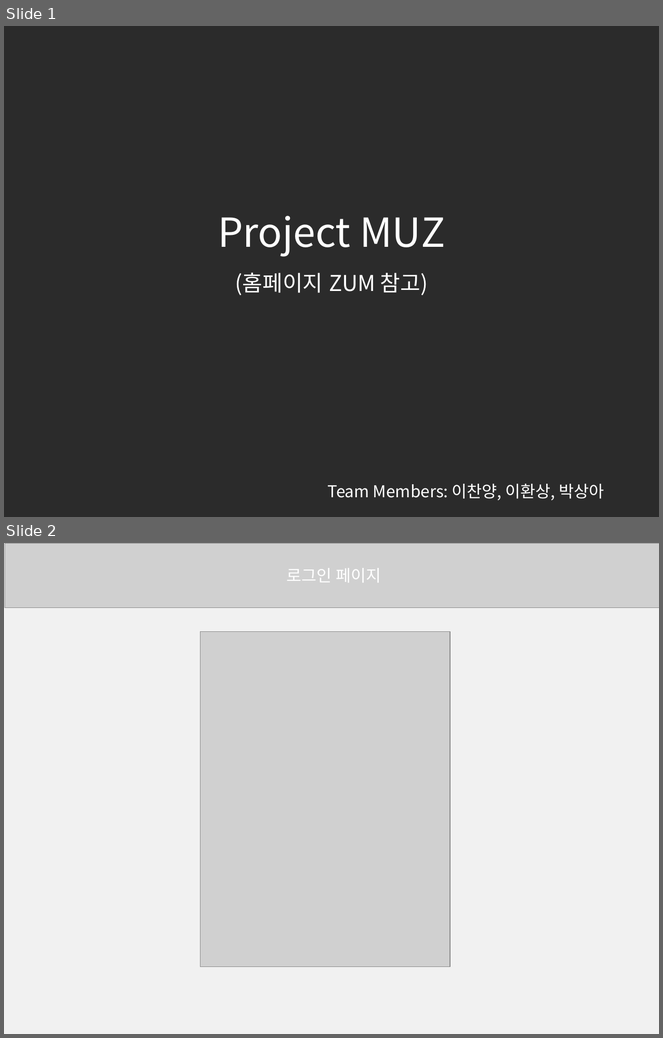
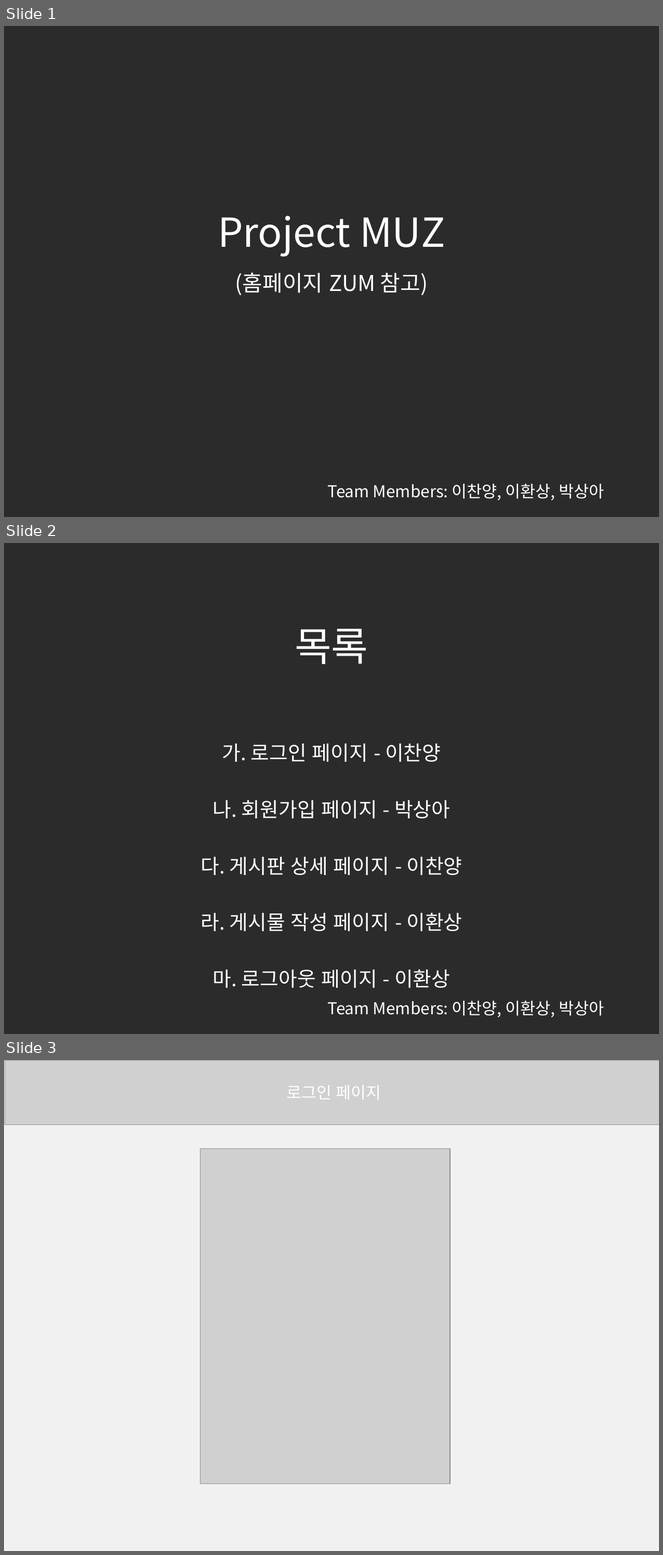
Before and after one commit to amsktp/TeamProject, a slide deck: TeamProjectSaCyHs/WebContent/doc/Project MUZ_상아_찬양_환상.pptx. Shown one above the other, each under a label of ours: slides 1 and 2 before the commit, slides 1, 2 and 3 after it. The pictures are 663x1038 and 663x1555 pixels, drawn with LibreOffice and Linux fonts; fonts in the diff are those of the drawing; grey boxes stand for pictures; background and template pictures are left out; a plain dark background stands for a picture behind light text. Boxes give left, top, right and bottom in pixels: in the first picture for what was removed or moved away, otherwise in the second. Text is boxed around its words. In the diff, an @@ line names an element or a change of style, - is before the commit and + after.

Commit message:
2020-05-01 이환상 마지막 수정

```diff
--- a/TeamProjectSaCyHs/WebContent/doc/Project MUZ_상아_찬양_환상.pptx
+++ b/TeamProjectSaCyHs/WebContent/doc/Project MUZ_상아_찬양_환상.pptx
@@ slide 2 added at (x1=4, y1=543, x2=659, y2=1034), background picture (left out) @@
@@ title added at (x1=295, y1=629, x2=369, y2=664), 44 pt, text #FFFFFF @@
+목록
@@ subtitle added at (x1=201, y1=744, x2=462, y2=988), 22.2 pt, text #FFFFFF @@
+가. 로그인 페이지 - 이찬양
+나. 회원가입 페이지 - 박상아
+다. 게시판 상세 페이지 - 이찬양
+라. 게시물 작성 페이지 - 이환상
+마. 로그아웃 페이지 - 이환상
@@ text added at (x1=328, y1=1001, x2=604, y2=1018), 18 pt, text #FFFFFF @@
+Team Members: 이찬양, 이환상, 박상아
@@ what was slide 2 is now slide 3 @@
```
Also in this commit, not shown: 2 other files.
